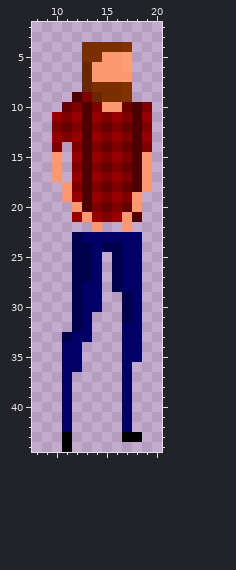
Pixel-art sprite, stored at AIEGameProject/bin/textures/Player Sprites/LumberjackDown.png. Above: the version before the commit.
The file is 240x360 pixels, drawn in blocks of 8x8; one block is one cell here. Shown: x 8..20, y 2..44.
The result:
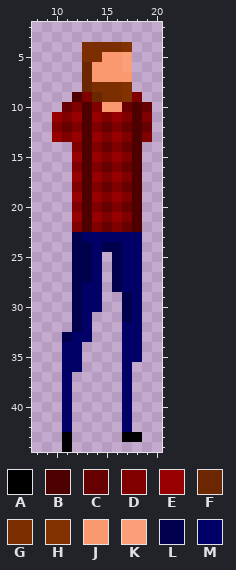
Palette (. is transparent): A #000000  B #4e0000  C #670000  D #800000  E #960000  F #6b2700  G #7b2e00  H #823100  J #fa996f  K #fb9f78  L #00004c  M #000067
The exact change:
There is now colour B in row 22 at x 13 and 18.
The edit turns colour J into colour B in rows 19 to 20 at x 18; in row 21 at x 13.
There is now colour C in row 22 at x 15.
The edit turns colour D into colour C in row 10 at x 19; in row 12 at x 19.
The edit turns colour J into colour C in row 22 at x 17.
There is now colour D in row 9 at x 18; in row 22 at x 12 and 16.
The edit turns colour E into colour D in row 11 at x 19; in row 13 at x 19.
The edit turns colour J into colour D in row 20 at x 12; in row 21 at x 17; in row 22 at x 14.
The edit erases colour D in row 14 at x 10 and 19.
The edit erases colour J in rows 15 to 17 at x 10 and 19; in row 18 at x 11 and 19; in row 19 at x 11.
Pixel boxes of the changes (left, top, right, bottom) in both pictures:
changed: (52, 92, 152, 232)
